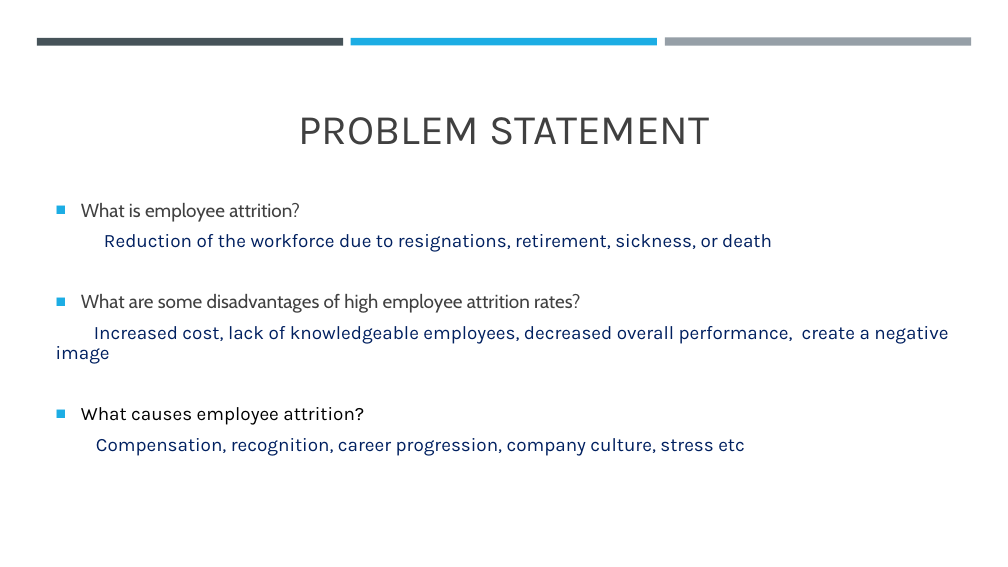
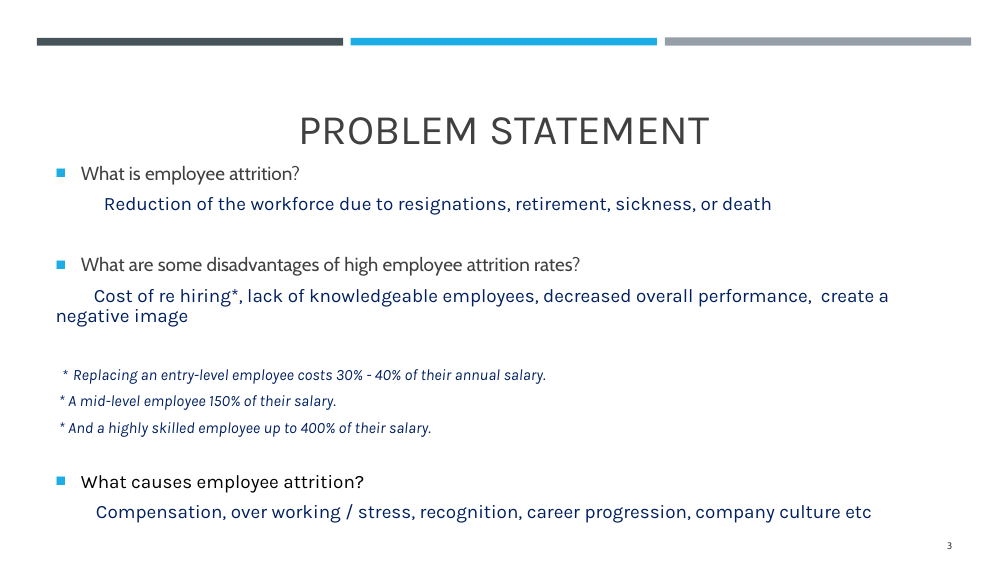
Before and after one commit to IsabelleUslu/InstituteOfDataLabs, a slide deck: slide 3 of IOD Projects/MP2New/New - Predicting Employee Attrition.pptx (slide 2 before the commit). Drawn at 1008x567 pixels with LibreOffice and Linux fonts; fonts in the diff are those of the drawing. Boxes give left, top, right and bottom in pixels: in the first picture for what was removed or moved away, otherwise in the second. Text is boxed around its words. In the diff, an @@ line names an element or a change of style, - is before the commit and + after.

```diff
--- a/IOD Projects/MP2New/New - Predicting Employee Attrition.pptx
+++ b/IOD Projects/MP2New/New - Predicting Employee Attrition.pptx
@@ text at (56, 289, 889, 437): text changed; size 18 to 15 pt; italic on @@
-Increased cost, lack of knowledgeable employees, decreased overall performance, create a negative image
+Cost of re hiring*, lack of knowledgeable employees, decreased overall performance, create a negative image
+* Replacing an entry-level employee costs 30% - 40% of their annual salary.
+* A mid-level employee 150% of their salary.
+* And a highly skilled employee up to 400% of their salary.
@@ text at (96, 505, 872, 523): text changed @@
-Compensation, recognition, career progression, company culture, stress etc
+Compensation, over working / stress, recognition, career progression, company culture etc
@@ page number added at (947, 542, 952, 549), 9 pt, text #404040 @@
+3
```
Also in this commit, not shown: 17 other slides changed, 1 slide added, 2 other files.
